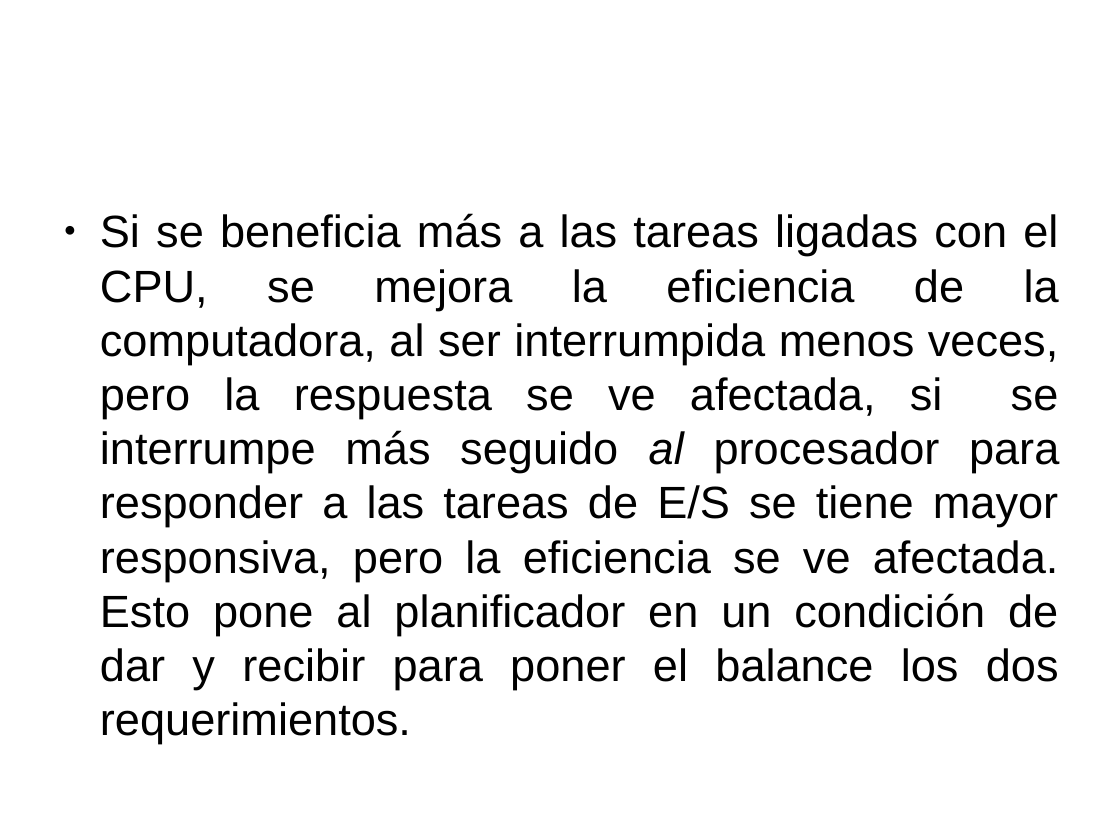
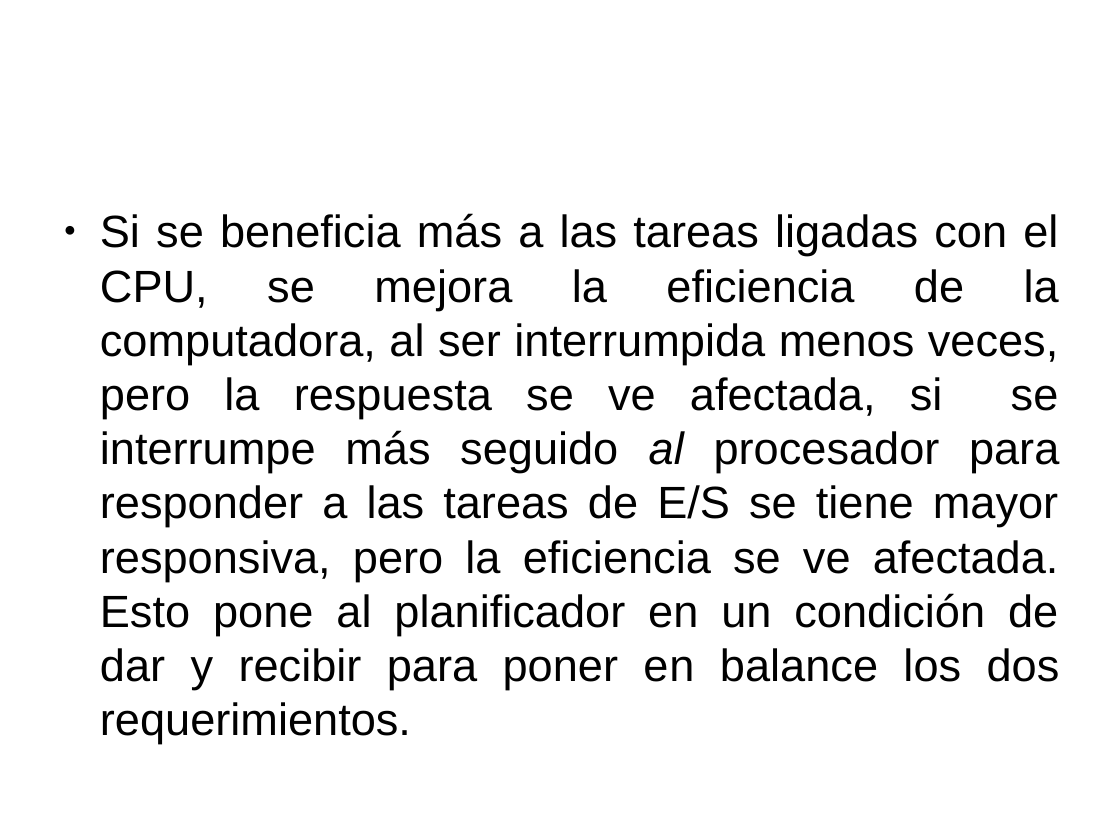
Before and after one commit to gwolf/clase-sistop-2017-01, a slide deck: slide 8 of exposiciones/planificadorCFS/planificadorCFS.pptx. Drawn at 1120x840 pixels with LibreOffice and Linux fonts; fonts in the diff are those of the drawing; background and template pictures are left out. Boxes give left, top, right and bottom in pixels: in the first picture for what was removed or moved away, otherwise in the second. Text is boxed around its words. In the diff, an @@ line names an element or a change of style, - is before the commit and + after.

```diff
--- a/exposiciones/planificadorCFS/planificadorCFS.pptx
+++ b/exposiciones/planificadorCFS/planificadorCFS.pptx
@@ text at bbox=[100, 213, 1060, 690]: text changed @@
-● Si se beneficia más a las tareas ligadas con el CPU, se mejora la eficiencia de la computadora, al ser interrumpida menos veces, pero la respuesta se ve afectada, si se interrumpe más seguido al procesador para responder a las tareas de E/S se tiene mayor responsiva, pero la eficiencia se ve afectada. Esto pone al planificador en un condición de dar y recibir para poner el balance los dos requerimientos.
+● Si se beneficia más a las tareas ligadas con el CPU, se mejora la eficiencia de la computadora, al ser interrumpida menos veces, pero la respuesta se ve afectada, si se interrumpe más seguido al procesador para responder a las tareas de E/S se tiene mayor responsiva, pero la eficiencia se ve afectada. Esto pone al planificador en un condición de dar y recibir para poner en balance los dos requerimientos.
```
Also in this commit, not shown: 17 other slides changed.
